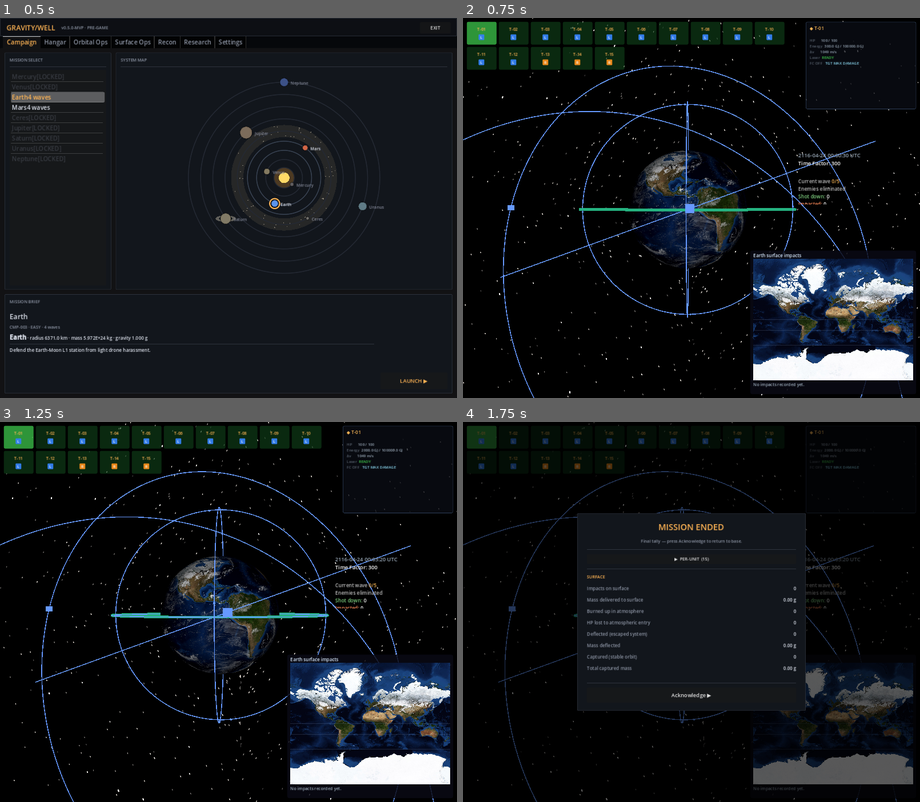
Above: before the commit, frames 1-4 (two rows, left to right).
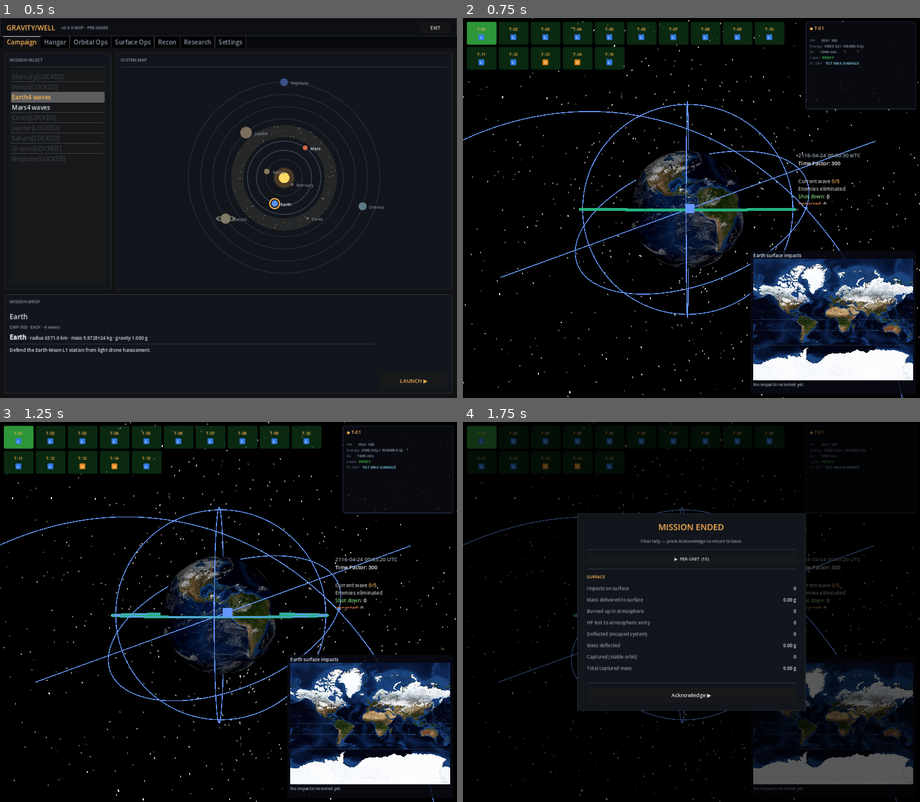
Above: after the commit, the same moments.

Repository: mellenburg/game
Game: Godot game, scene res://scenes/menu.tscn
Two runs of this game, one before a commit and one after it. Both use one fixed random seed, a clock stepped at 60 frames per second and the inputs below.
Inputs (mouse positions are in pixels of both pictures, inside the frame that each line leads up to):
- Up to frame 1 (0.5 s): no input
- Up to frame 2 (0.75 s): click "LAUNCH ▶" at 0.5 s
- Up to frame 3 (1.25 s): no input
- Up to frame 4 (1.75 s): tap Enter (commit_plan) at 1.25 s; drag from (577, 650) to (737, 528) at 1.27 s

Frame 1 is identical in both runs. In frame 2, 0.6% of the frame differs, in the area x 8-89%, y 10-100%; in frame 3, 0.6%; in frame 4, 0.4%.

Commit message:
Wire missile launcher into the menu fleet so T-15 ships missile-armed
The previous commit added a missile unit to the *legacy* starting
fleet (spawn_director's random three/four-ship fallback), but that
path only runs on a direct boot of main.tscn — anyone going through
the pre-game menu hits PlayerLoadout's seeded fleet instead, which
never had a missile slot, never had a missile in the parts catalog,
and never had a missile entry in the research tree. Net result: no
unit in the menu-driven game carried a missile launcher, so the
FIRE MISSILE button never appeared and the Z key was a silent no-op.

Three additions plug the gap:

  * `unit_part.gd` registers `missile_default/advanced/elite` parts
    (the three-tier pattern matching laser and railgun), labelled
    "Missile Launcher" with multipliers 1.0/2.0/3.0.
  * `research.gd` adds a `Missiles` chain whose tier 0 has cost = 0,
    so `Research.reset()` auto-unlocks the basic missile launcher on
    a fresh run. Advanced (cost 250) and elite (cost 600) gate on
    accumulated research points.
  * `player_loadout.gd` reshapes the default seeded fleet from
    12 lasers + 3 railguns to 12 lasers + 2 railguns + 1 missile
    (total stays at 15, so the launch capacity research tier 0
    cap of 15 still fits). The missile unit (T-15) parks at a
    6500 km circular orbit on a 35°/60° plane — between the
    5000 km laser shell and the 8000 km railgun perigee, on its
    own mid-ring so the operator can pick it out visually.

Tests pass 386/386. The scene boots cleanly through the menu and
T-15 now shows the FIRE MISSILE button on its detail panel.

https://claude.ai/code/session_01JvtEFuPoHEdyWv2ZVARZTh

Diff:
--- a/godot/scripts/player_loadout.gd
+++ b/godot/scripts/player_loadout.gd
@@ -172,11 +172,16 @@
 ]
 
 const DEFAULT_UNIT_COUNT: int = 15
-# Index where the railgun units begin in the seed roster. Slots
-# [0, DEFAULT_LASER_COUNT) ride the three-plane laser shell; slots
-# [DEFAULT_LASER_COUNT, DEFAULT_UNIT_COUNT) get the railgun chassis on
-# higher elliptical orbits.
+# Roster composition. Slots [0, DEFAULT_LASER_COUNT) ride the
+# three-plane laser shell; slots [DEFAULT_LASER_COUNT,
+# DEFAULT_LASER_COUNT + DEFAULT_RAILGUN_COUNT) get the railgun
+# chassis on higher elliptical orbits; the remaining slot at the end
+# carries the missile launcher on a circular mid-ring. Sums to
+# DEFAULT_UNIT_COUNT so the seed loop and launch_cap agree without
+# hard-coding a 15.
 const DEFAULT_LASER_COUNT: int = 12
+const DEFAULT_RAILGUN_COUNT: int = 2
+const DEFAULT_MISSILE_COUNT: int = 1
 
 
 # Look up the current launch cap from Research. Wrapped in a helper so
@@ -282,10 +287,23 @@
 const _RAILGUN_ORBITS: Array = [
 	{"inclination_deg": 20.0, "raan_deg": 0.0, "argp_deg": 0.0, "true_anomaly_deg": 0.0},
 	{"inclination_deg": 50.0, "raan_deg": 120.0, "argp_deg": 60.0, "true_anomaly_deg": 120.0},
-	{"inclination_deg": 80.0, "raan_deg": 240.0, "argp_deg": 120.0, "true_anomaly_deg": 240.0},
 ]
 const _RAILGUN_PERIGEE_ALT_KM: float = 8000.0
 const _RAILGUN_ECCENTRICITY: float = 0.5
+
+# Single missile-launcher seed. Circular orbit at 6500 km — between
+# the 5000 km laser shell and the 8000 km railgun perigee — so the
+# unit visually parks on the mid-ring the operator can pick out
+# from the others. Inclination 35° puts it off the equator and off
+# both polar planes too, keeping it from stacking on any laser
+# orbit. Single missile-armed unit in the default fleet so the
+# operator gets one to test the FIRE MISSILE / Z-key path without
+# touching the Hangar; additional missile launchers ship in the
+# parts catalog and can be equipped via the editor.
+const _MISSILE_ORBITS: Array = [
+	{"inclination_deg": 35.0, "raan_deg": 60.0, "true_anomaly_deg": 0.0},
+]
+const _MISSILE_RING_ALT_KM: float = 6500.0
 
 
 func reset_units() -> void:
@@ -297,32 +315,44 @@
 	# permits — a player who's somehow lost capacity since the last run
 	# shouldn't end up with launches that immediately fail to schedule.
 	var seed_count: int = mini(DEFAULT_UNIT_COUNT, _launch_cap())
+	# Boundary indices: [0, laser_end) lasers, [laser_end,
+	# railgun_end) railguns, [railgun_end, missile_end) missiles.
+	var laser_end: int = DEFAULT_LASER_COUNT
+	var railgun_end: int = laser_end + DEFAULT_RAILGUN_COUNT
 	for i in range(seed_count):
 		var unit := _make_unit_with_id("T-%02d" % (i + 1))
-		# Slot 0 is laser_default after set_chassis. The first
-		# DEFAULT_LASER_COUNT seeds keep the default; later seeds flip
-		# to the railgun chassis so the starting fleet still ships with
-		# a kinetic weapon for hard targets.
-		if i >= DEFAULT_LASER_COUNT:
-			unit.set_part_id(0, 0, "railgun_default")  # KIND_WEAPON, slot 0
+		# Slot 0 (KIND_WEAPON) is laser_default after set_chassis. Later
+		# seeds flip to railgun or missile launcher so the starting
+		# fleet ships with one of each weapon class for hands-on
+		# testing of the full combat surface.
+		if i >= railgun_end:
+			unit.set_part_id(0, 0, "missile_default")
+		elif i >= laser_end:
+			unit.set_part_id(0, 0, "railgun_default")
 		unit_pool.append(unit)
 		var launch := add_launch()
 		launch.unit_id = unit.id
-		if i < DEFAULT_LASER_COUNT:
+		if i < laser_end:
 			var plane: Dictionary = _LASER_PLANES[i / _LASER_PER_PLANE]
 			var slot_in_plane: int = i % _LASER_PER_PLANE
 			launch.altitude_km = _LASER_RING_ALT_KM
 			launch.inclination_deg = float(plane["inclination_deg"])
 			launch.raan_deg = float(plane["raan_deg"])
 			launch.true_anomaly_deg = float(slot_in_plane) * 90.0
-		else:
-			var orbit: Dictionary = _RAILGUN_ORBITS[i - DEFAULT_LASER_COUNT]
+		elif i < railgun_end:
+			var orbit: Dictionary = _RAILGUN_ORBITS[i - laser_end]
 			launch.altitude_km = _RAILGUN_PERIGEE_ALT_KM
 			launch.eccentricity = _RAILGUN_ECCENTRICITY
 			launch.inclination_deg = float(orbit["inclination_deg"])
 			launch.raan_deg = float(orbit["raan_deg"])
 			launch.argp_deg = float(orbit["argp_deg"])
 			launch.true_anomaly_deg = float(orbit["true_anomaly_deg"])
+		else:
+			var m_orbit: Dictionary = _MISSILE_ORBITS[i - railgun_end]
+			launch.altitude_km = _MISSILE_RING_ALT_KM
+			launch.inclination_deg = float(m_orbit["inclination_deg"])
+			launch.raan_deg = float(m_orbit["raan_deg"])
+			launch.true_anomaly_deg = float(m_orbit["true_anomaly_deg"])
 
 
 # Allocate a fresh unit and append it to the pool. Returns the new unit
--- a/godot/scripts/research.gd
+++ b/godot/scripts/research.gd
@@ -50,6 +50,16 @@
 			{"id": "railgun_basic", "label": "Basic Railgun", "cost": 0, "part_id": "railgun_default", "flavor": "Conventional electromagnetic accelerator. Slugs depart at orbital velocity."},
 			{"id": "railgun_advanced", "label": "Advanced Railgun", "cost": 200, "part_id": "railgun_advanced", "flavor": "Tighter rail tolerances let us push the slug faster without arcing."},
 			{"id": "railgun_elite", "label": "Elite Railgun", "cost": 500, "part_id": "railgun_elite", "flavor": "Plasma-armature railgun. The slug arrives before the recoil wave."},
+		],
+	},
+	{
+		"category": "Missiles",
+		"shape": "hex",
+		"stat_template": "%.1fx warhead yield",
+		"tiers": [
+			{"id": "missile_basic", "label": "Basic Missile Launcher", "cost": 0, "part_id": "missile_default", "flavor": "Storable-bipropellant interceptor with a 100 MT thermonuclear warhead. The Lambert burn computer handles the orbit-matching the operator can't."},
+			{"id": "missile_advanced", "label": "Advanced Missile Launcher", "cost": 250, "part_id": "missile_advanced", "flavor": "Enhanced fission primary boosts warhead yield. Same magazine, more dead satellites per shot."},
+			{"id": "missile_elite", "label": "Elite Missile Launcher", "cost": 600, "part_id": "missile_elite", "flavor": "Tritium-boosted secondary. The X-ray pulse outshines the sun at lethal range."},
 		],
 	},
 	{
--- a/godot/scripts/unit_part.gd
+++ b/godot/scripts/unit_part.gd
@@ -112,6 +112,9 @@
 	out.append(make("railgun_default", KIND_WEAPON, "Railgun", 1.0, WCLASS_RAILGUN))
 	out.append(make("railgun_advanced", KIND_WEAPON, "Railgun (Advanced)", 2.0, WCLASS_RAILGUN))
 	out.append(make("railgun_elite", KIND_WEAPON, "Railgun (Elite)", 3.0, WCLASS_RAILGUN))
+	out.append(make("missile_default", KIND_WEAPON, "Missile Launcher", 1.0, WCLASS_MISSILE))
+	out.append(make("missile_advanced", KIND_WEAPON, "Missile Launcher (Advanced)", 2.0, WCLASS_MISSILE))
+	out.append(make("missile_elite", KIND_WEAPON, "Missile Launcher (Elite)", 3.0, WCLASS_MISSILE))
 	out.append(make("cooling_system_default", KIND_COOLING_SYSTEM, "Cooling System", 1.0))
 	out.append(make("cooling_system_advanced", KIND_COOLING_SYSTEM, "Cooling System (Advanced)", 2.0))
 	out.append(make("cooling_system_elite", KIND_COOLING_SYSTEM, "Cooling System (Elite)", 3.0))
